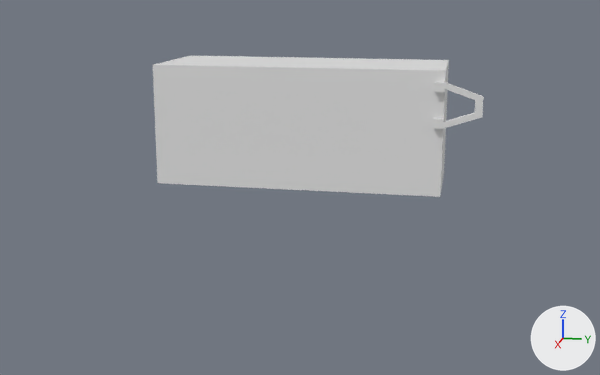
An edit to the Blender file game/assets/models/Sojouner.blend, drawn before and after from the same camera.
Both versions are drawn from a camera (50 mm lens) standing at (3.86, 0.84, 0.7) and looking at (0.43, 0.16, -0.16). The axes (+X, +Y, +Z) are drawn at lower right. The lights are the same throughout. The first picture is the older version.
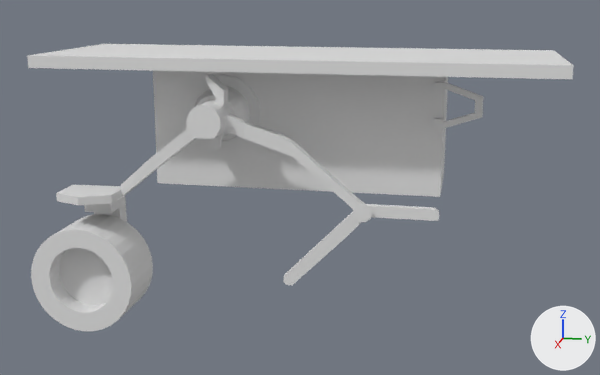
Pixel boxes (x1, y1, x2, y2) of what changed, in the pictures (600 x 375 px):
'Cube', reshaped (65% wider, 103% taller): before (153, 56, 484, 197); after (27, 44, 574, 331)
part 1 of me_cube_001, added: after (31, 214, 153, 331)
part 2 of me_cube_001, added: after (27, 44, 574, 285)

What the commit changed:
me_cube_001 is used by ob_cube; location (0.0, 0.096, 0.257); scale (1.0, 1.05, 0.49).
me_cube_001 had 47 vertices, 38 faces and spanned x 0.0..0.524, y -0.534..0.774, z -0.837..0.221.
me_cube_001 now has 750 vertices, 603 faces and spans x -0.001..0.855, y -0.954..1.062, z -1.986..0.325.
me_cube_001 part 1: a new loose piece of 116 vertices spanning x 0.613..0.855, y -0.949..-0.527, z -1.986..-1.08.
me_cube_001 part 2: 587 vertices added at x -0.001..0.853, y -0.954..1.062, z -1.598..0.325.
